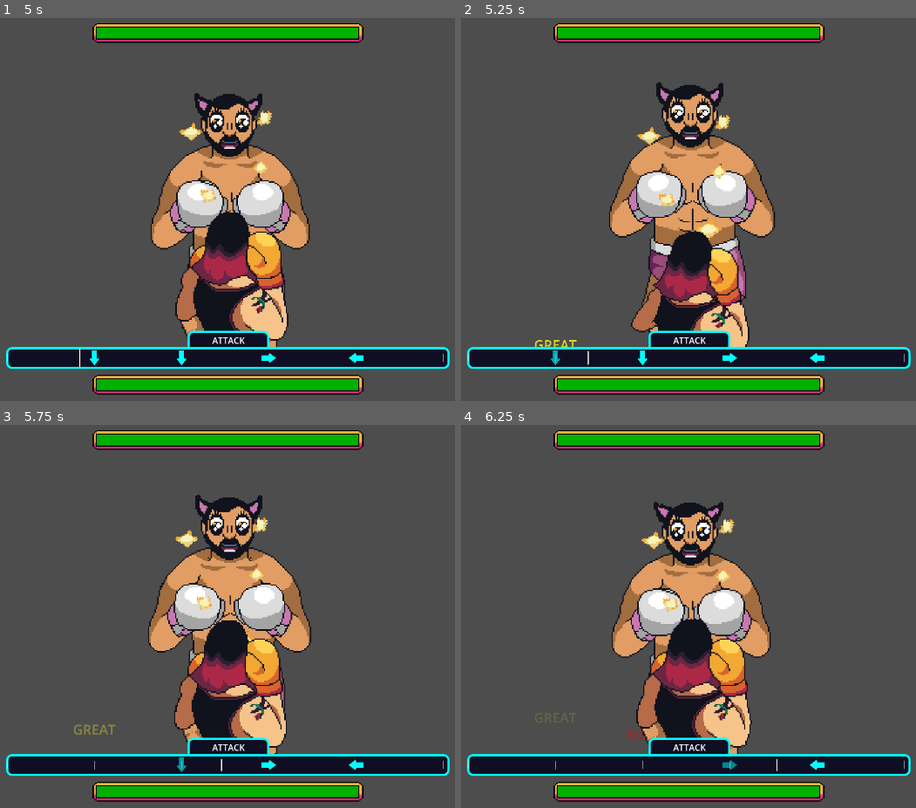
Above: before the commit, frames 1-4 (two rows, left to right).
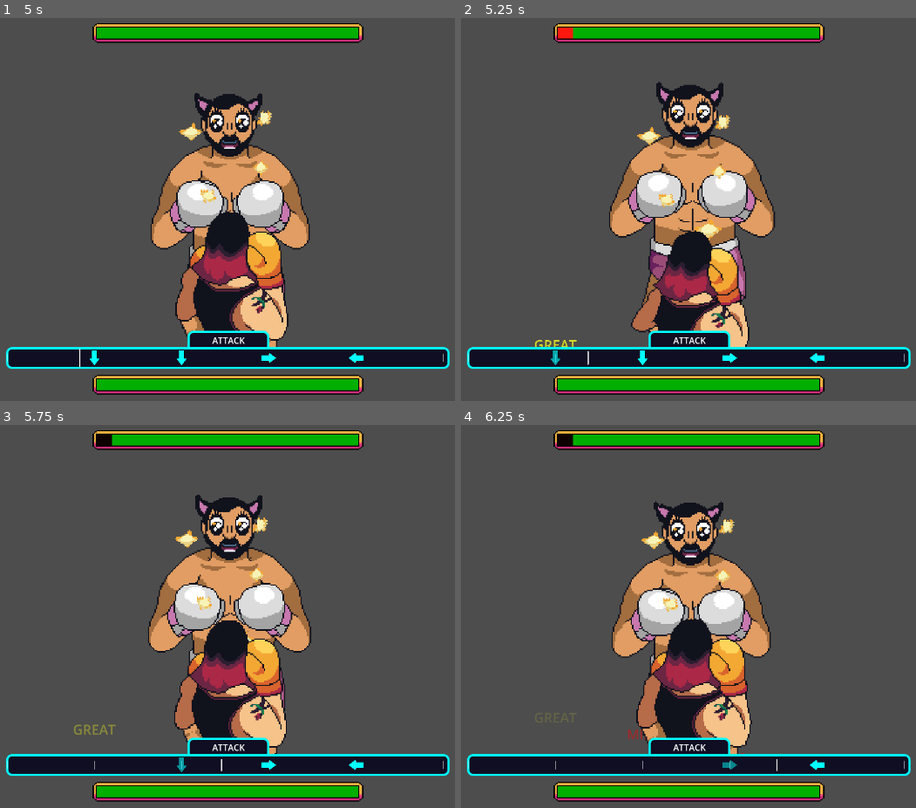
Above: after the commit, the same moments.

Repository: freesstylers/GiftJam2324
Game: Godot game, scene res://Scenes/FinalContent/C_Battle.tscn
Same seed, same stepped clock (60 frames per second), same inputs: the game is played once before the commit and once after it. This scene is started directly instead of the project's main scene. The engine's default icon, where the game draws it, is replaced by a stand-in: a white triangle on a blue panel in a dark square.
Inputs:
- Up to frame 1 (5 s): tap Enter (ui_accept) at 0.5, 0.77, 1.52, 3.02, 3.77, 4.52 s; hold Right (input_right) 0.53-1.28 s; hold Down (input_down) 1.28-2.03 s; hold Right (input_right) 2.03-2.78 s; hold Up (input_up) 2.78-3.53 s; hold Left (input_left) from 3.53 s (still down)
- Up to frame 2 (5.25 s): release Left (input_left) at 5.03 s; hold Down (input_down) from 5.03 s (still down)
- Up to frame 3 (5.75 s): keep holding Down (input_down)
- Up to frame 4 (6.25 s): release Down (input_down) at 5.78 s; hold Right (input_right) from 5.78 s (still down); tap Enter (ui_accept) at 6.02 s

Frame 1 is identical in both runs. In frame 2, 0.1% of the frame differs, in the area x 21-25%, y 2-6%; in frame 3, 0.1%; in frame 4, 0.1%.
Error before the commit: Attempt to call function 'WinBattle' in base 'null instance' on a null instance. (res://Scripts/BattleManager.gd:101)

Commit message:
Eliminado insta win

Diff:
--- a/Scripts/BattleManager.gd
+++ b/Scripts/BattleManager.gd
@@ -96,7 +96,7 @@
 		enemyHealth -= quantity
 		print("EnemyHealth: %d" % enemyHealth)
 
-		if true or enemyHealth <= 0:
+		if enemyHealth <= 0:
 			print ("VICTORY")
 			get_tree().root.get_node("SceneManager").WinBattle()
 			pass
